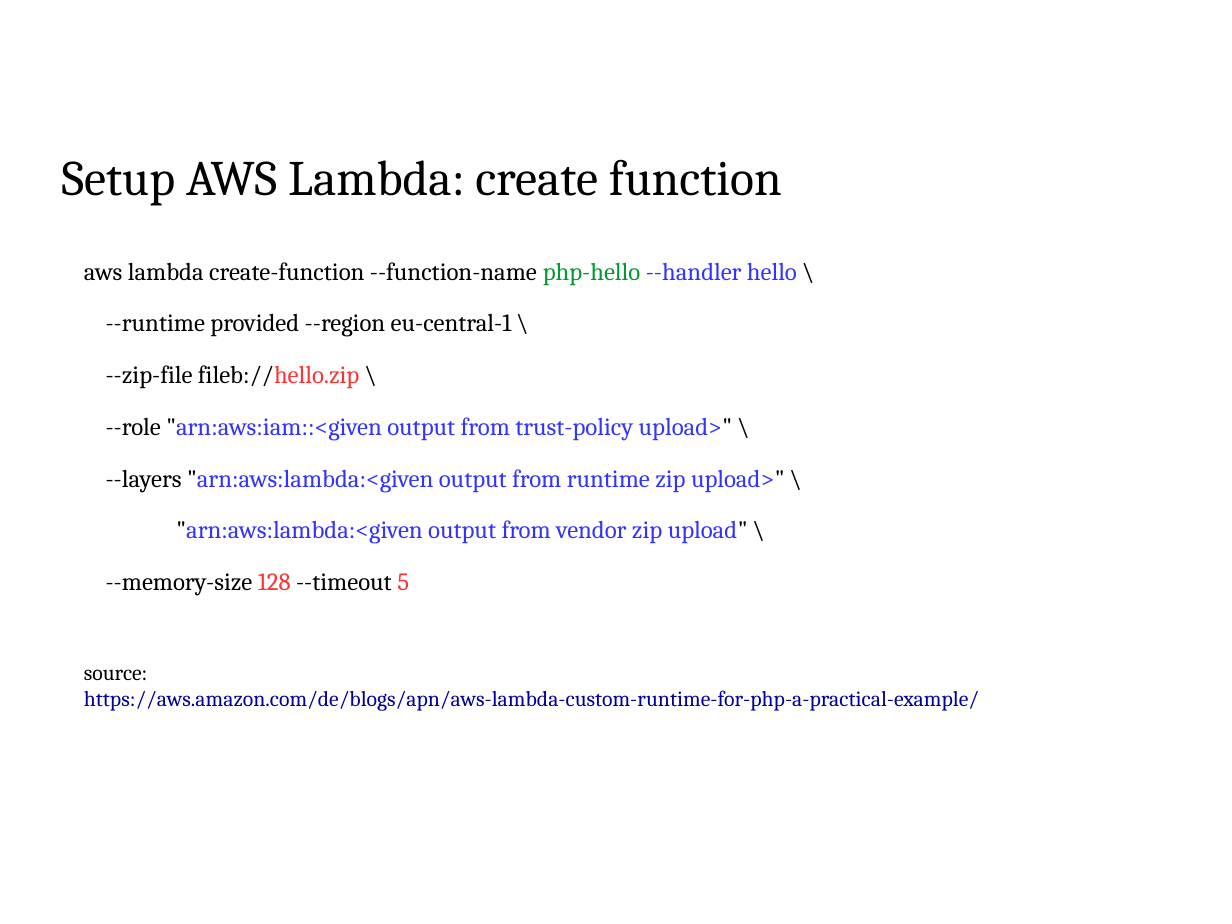
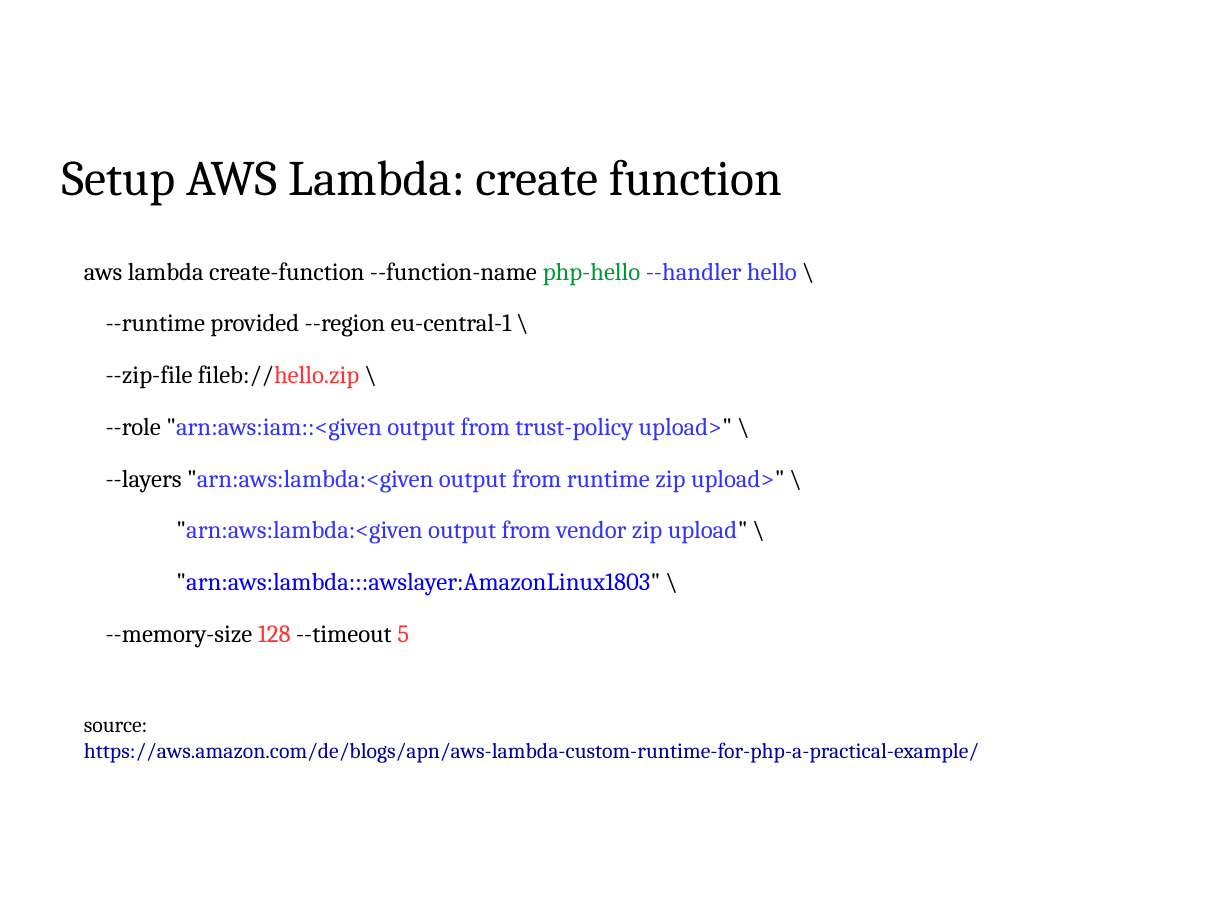
Before and after one commit to thbley/php-lambda, a slide deck: slide 16 of php_lambda_ipc.odp. Drawn at 1232x924 pixels with LibreOffice and Linux fonts; fonts in the diff are those of the drawing; background and template pictures are left out. Boxes give left, top, right and bottom in pixels: in the first picture for what was removed or moved away, otherwise in the second. Text is boxed around its words. In the diff, an @@ line names an element or a change of style, - is before the commit and + after.

```diff
--- a/php_lambda_ipc.odp
+++ b/php_lambda_ipc.odp
@@ text at [176, 572, 660, 596]: paragraph added @@
+"arn:aws:lambda:::awslayer:AmazonLinux1803" \
```
Also in this commit, not shown: 2 other slides changed, 2 other files.
